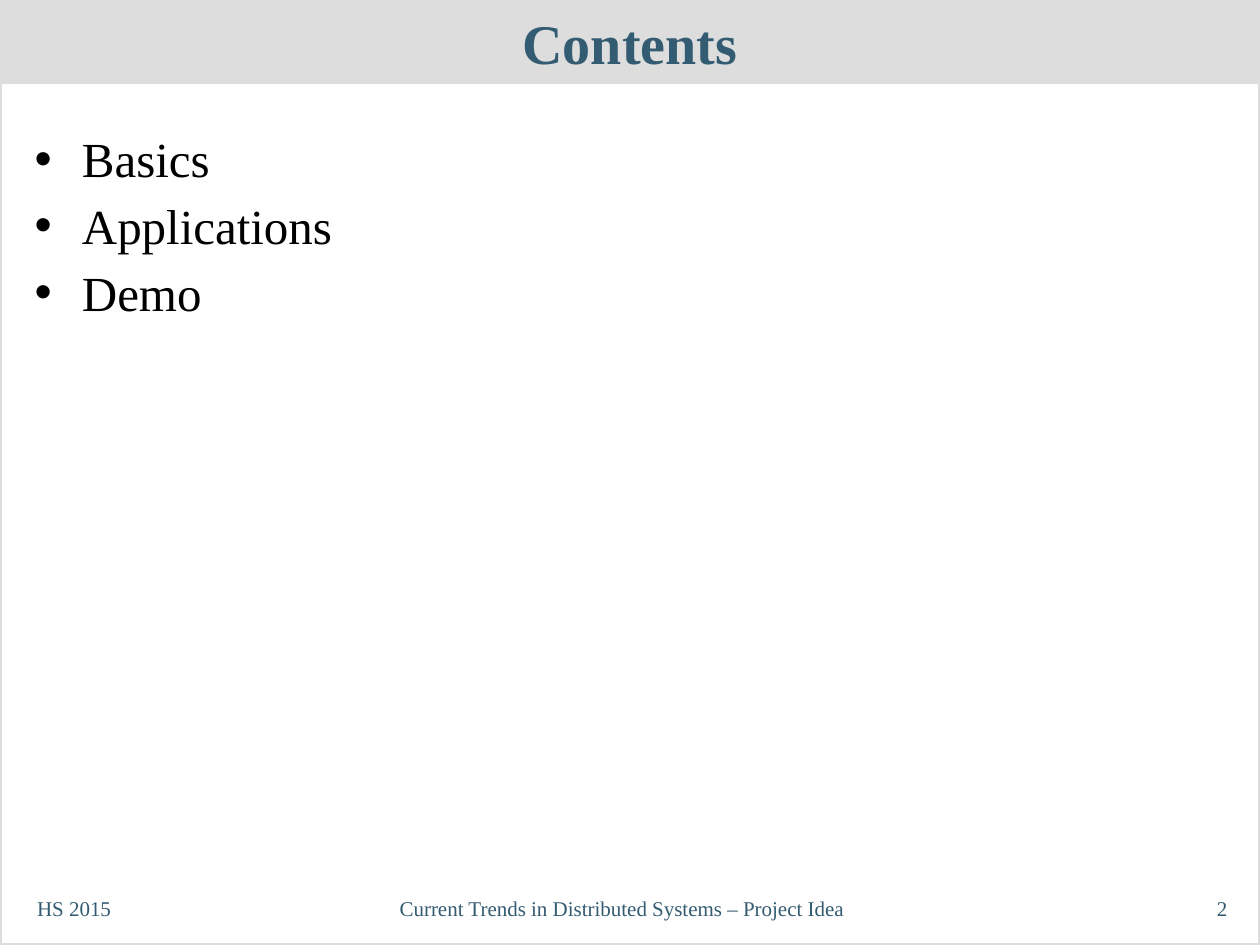
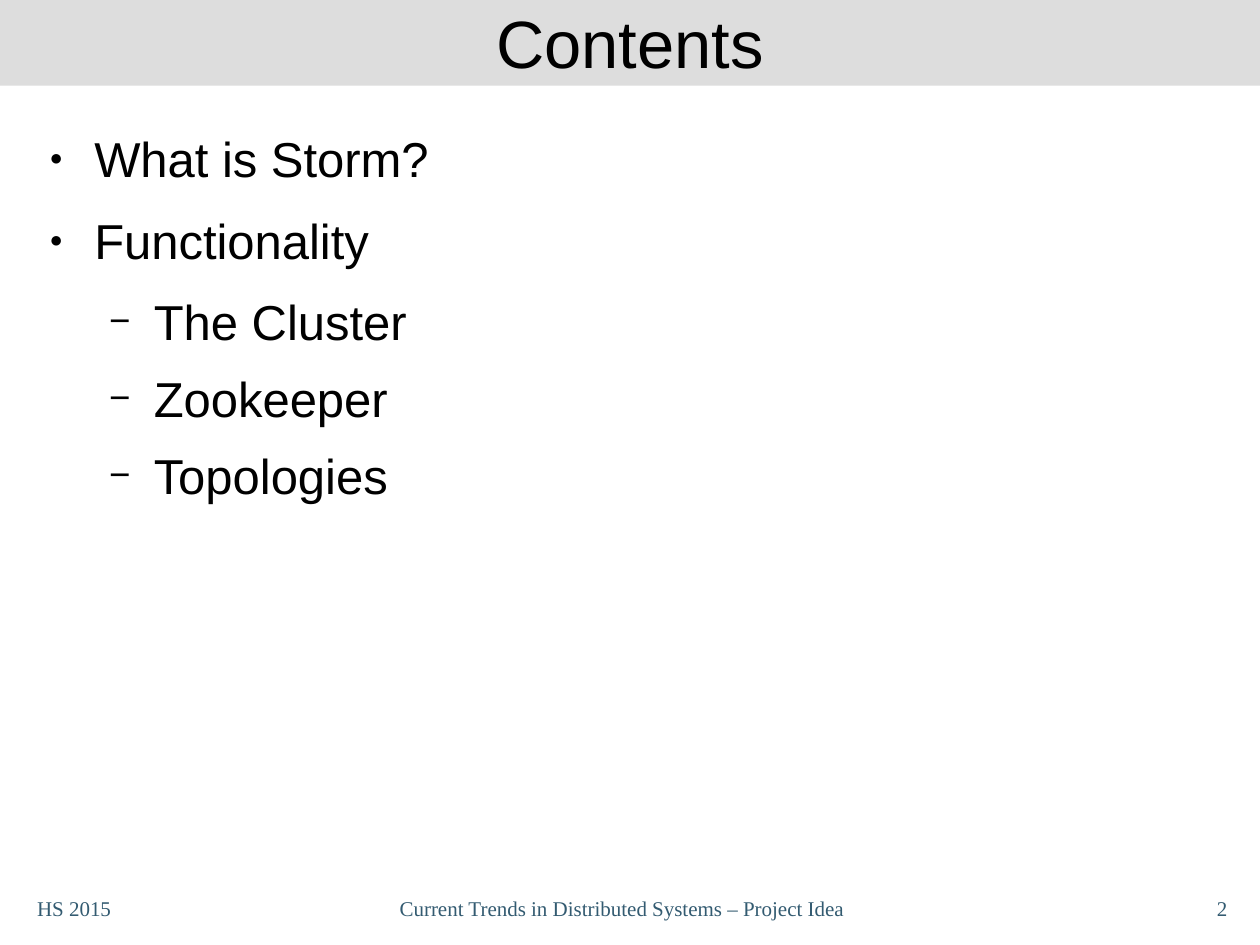
Before and after one commit to philipp-oldenburg/ctds-storm, a slide deck: slide 2 of Storm-Referat/CT-Präsentation - Patrick.odp. Drawn at 1260x945 pixels with LibreOffice and Linux fonts; fonts in the diff are those of the drawing. Boxes give left, top, right and bottom in pixels: in the first picture for what was removed or moved away, otherwise in the second. Text is boxed around its words. In the diff, an @@ line names an element or a change of style, - is before the commit and + after.

```diff
--- a/Storm-Referat/CT-Präsentation - Patrick.odp
+++ b/Storm-Referat/CT-Präsentation - Patrick.odp
@@ title "Contents" at (0, 0, 1260, 86): size 32 to 38.2 pt, font Times New Roman to Arial, text colour #335B71 to #000000, bold off @@
@@ rectangle removed at (0, 0, 1260, 945) @@
@@ text at (94, 141, 429, 504): text changed; font Times New Roman to Arial @@
-• Basics
-• Applications
-• Demo
+● What is Storm?
+● Functionality
+  − The Cluster
+  − Zookeeper
+  − Topologies
```
Also in this commit, not shown: 2 other slides changed, 9 slides added, 2 other files.
